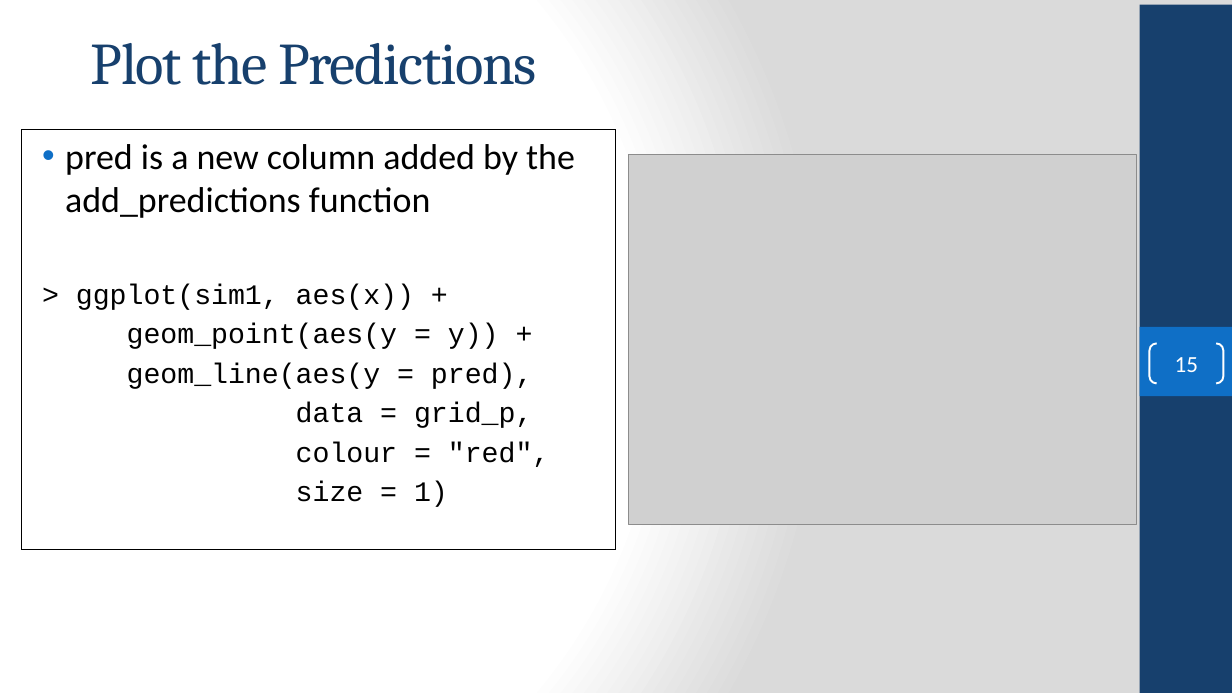
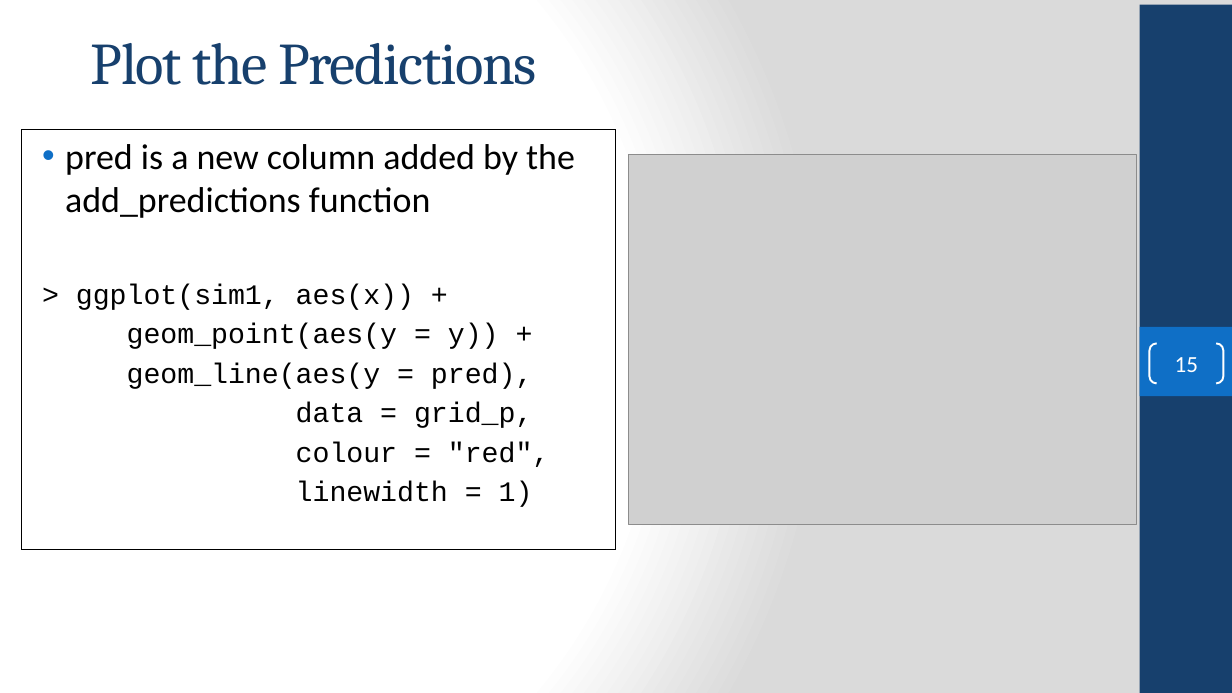
Before and after one commit to FSCJ-COP2073C/cop2073c-FullContent, a slide deck: slide 15 of slides/COP2073C-Module11.pptx. Drawn at 1232x693 pixels with LibreOffice and Linux fonts; fonts in the diff are those of the drawing; grey boxes stand for pictures; background and template pictures are left out. Boxes give left, top, right and bottom in pixels: in the first picture for what was removed or moved away, otherwise in the second. Text is boxed around its words. In the diff, an @@ line names an element or a change of style, - is before the commit and + after.

```diff
--- a/slides/COP2073C-Module11.pptx
+++ b/slides/COP2073C-Module11.pptx
@@ text at box(296, 481, 533, 507): text changed @@
-size = 1)
+linewidth = 1)
```
Also in this commit, not shown: 6 other slides changed, 3 other files.
